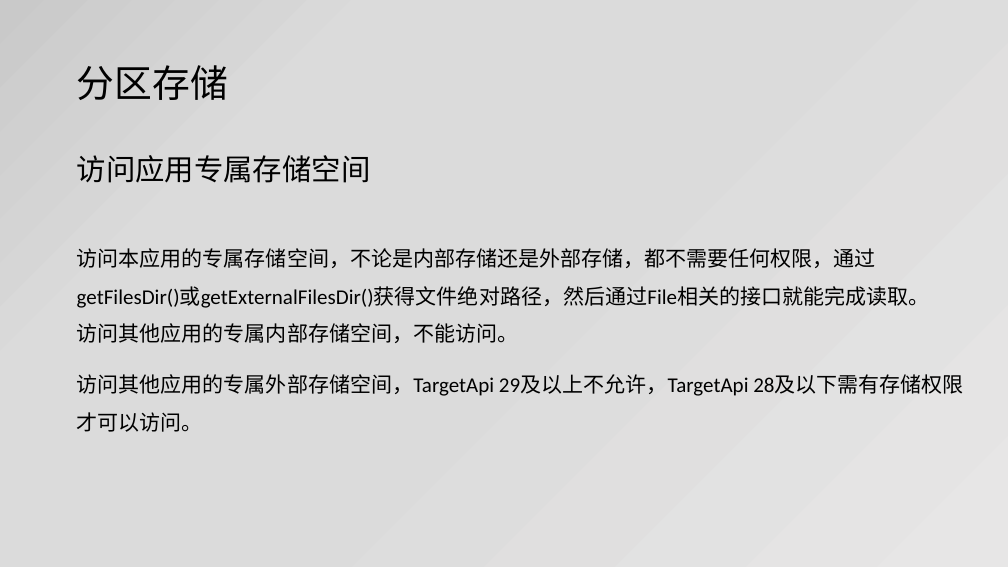
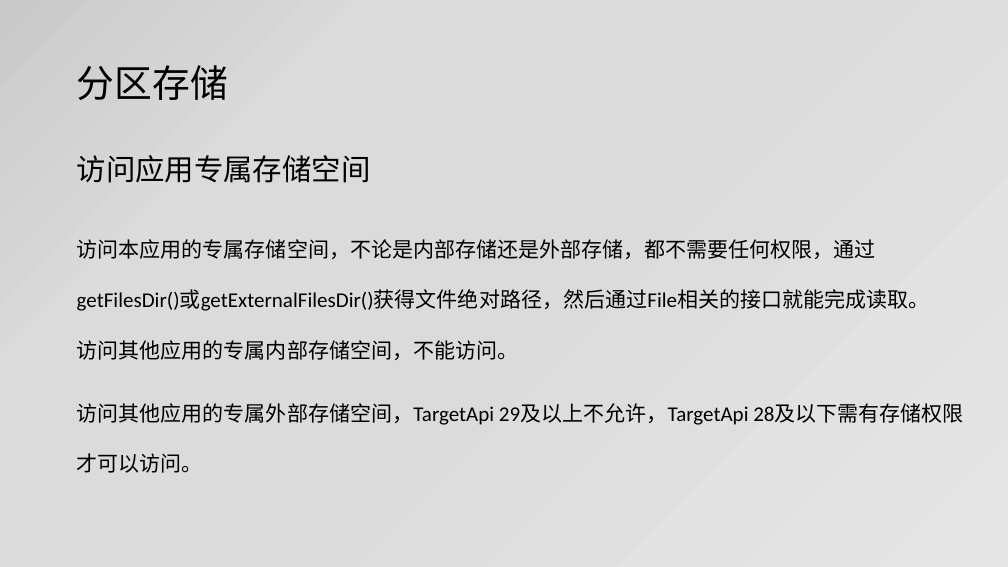
Before and after one commit to jianjunxiao/Adaptation, a slide deck: slide 6 of Android10、11适配.pptx. Drawn at 1008x567 pixels with LibreOffice and Linux fonts; fonts in the diff are those of the drawing. Boxes give left, top, right and bottom in pixels: in the first picture for what was removed or moved away, otherwise in the second. Text is boxed around its words. In the diff, an @@ line names an element or a change of style, - is before the commit and + after.

Commit message:
ppt完成

```diff
--- a/Android10、11适配.pptx
+++ b/Android10、11适配.pptx
@@ text "访问本应用的专属存储空间，不论是内部存储还是外部存储，都不需要任何权限，通过getFilesDir()或getExter ..." moved from (x1=77, y1=248, x2=930, y2=432) to (x1=77, y1=239, x2=930, y2=473) @@
@@ text "访问本应用的专属存储空间，不论是内部存储还是外部存储，都不需要任何权限，通过getFilesDir()或getExter ..." at (x1=77, y1=239, x2=930, y2=473): line spacing 1.5 to 2 @@
```
Also in this commit, not shown: 10 other slides changed, 8 slides added, 1 slide removed, 8 other files.
